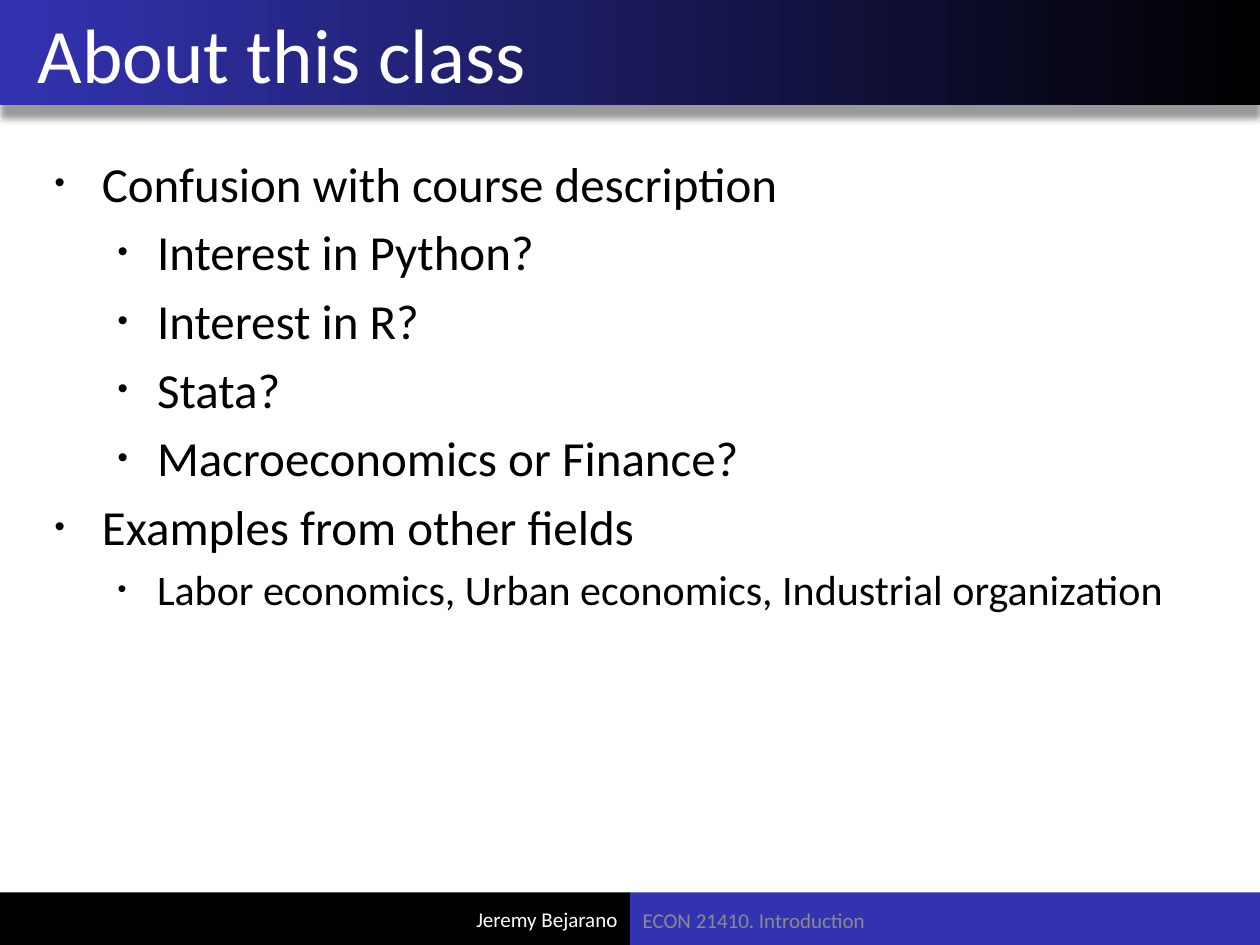
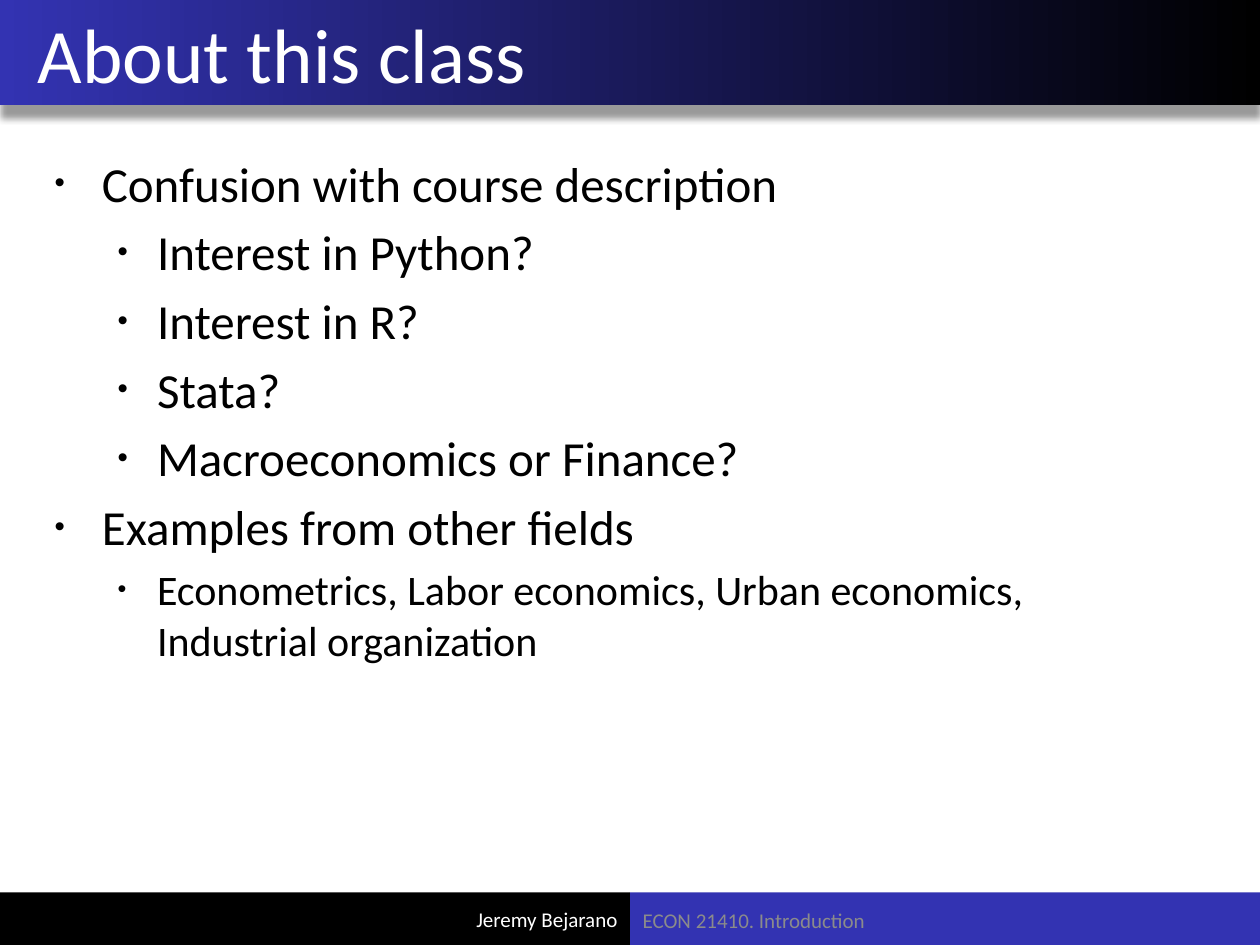
Before and after one commit to jmbejara/comp-econ-sp19, a slide deck: slide 4 of lectures/4-02_Introduction/introduction-to-class.pptx. Drawn at 1260x945 pixels with LibreOffice and Linux fonts; fonts in the diff are those of the drawing. Boxes give left, top, right and bottom in pixels: in the first picture for what was removed or moved away, otherwise in the second. Text is boxed around its words. In the diff, an @@ line names an element or a change of style, - is before the commit and + after.

```diff
--- a/lectures/4-02_Introduction/introduction-to-class.pptx
+++ b/lectures/4-02_Introduction/introduction-to-class.pptx
@@ text at [157, 575, 1023, 664]: text changed @@
-  • Labor economics, Urban economics, Industrial organization
+  • Econometrics, Labor economics, Urban economics, Industrial organization
```
Also in this commit, not shown: 4 other slides changed, 1 other file.
